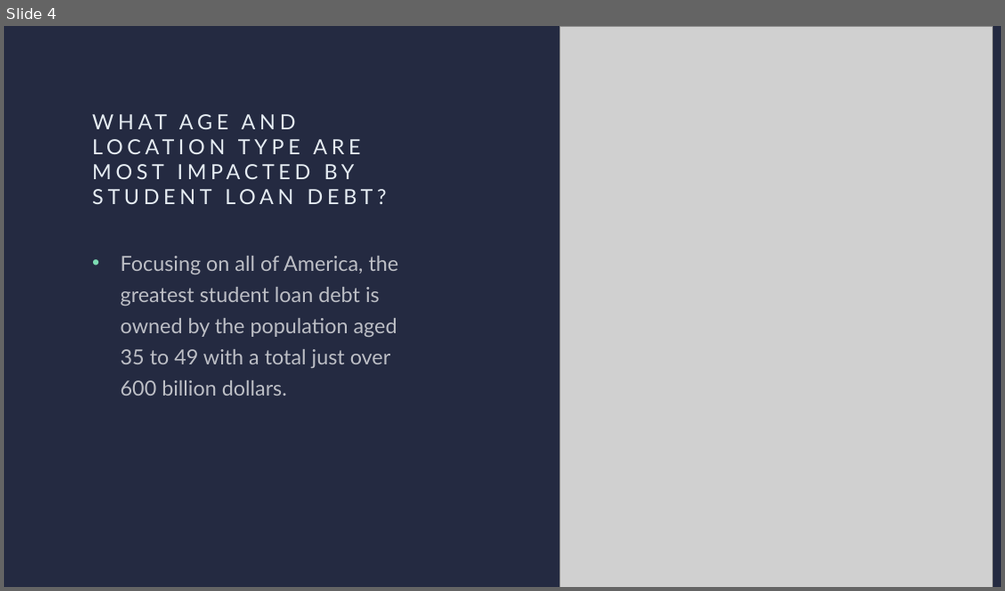
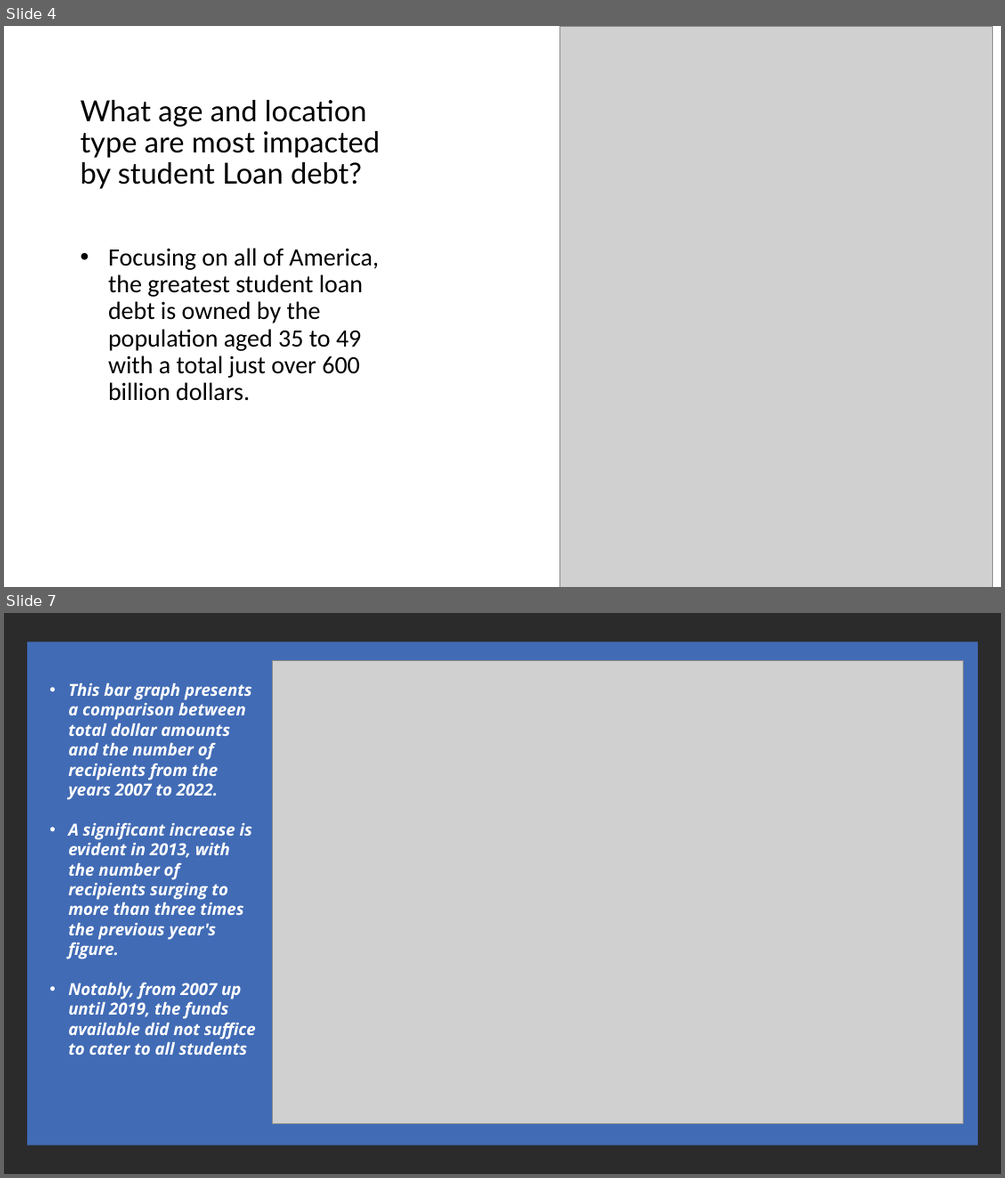
Before and after one commit to Marisauc/Project-1-Team-9, a slide deck: Project_1_Stutdent_Loan_Analysis.pptx. Shown one above the other, each under a label of ours: slide 4 before the commit, slides 4 and 7 after it; the slides between them are not shown. The pictures are 1005x591 and 1005x1178 pixels, drawn with LibreOffice and Linux fonts; fonts in the diff are those of the drawing; grey boxes stand for pictures; background and template pictures are left out; a plain dark background stands for a picture behind light text. Boxes give left, top, right and bottom in pixels: in the first picture for what was removed or moved away, otherwise in the second. Text is boxed around its words. In the diff, an @@ line names an element or a change of style, - is before the commit and + after.

```diff
--- a/Project_1_Stutdent_Loan_Analysis.pptx
+++ b/Project_1_Stutdent_Loan_Analysis.pptx
@@ slide 7 added at [4,613,1001,1174], background picture (left out) @@
@@ rectangle added at [27,641,978,1144], fill #4472C4 at 90% opacity @@
@@ picture added at [273,661,963,1124] @@
@@ text added at [68,683,256,1054], 16 pt, text #FFFFFF, bold, italic @@
+• This bar graph presents a comparison between total dollar amounts and the number of recipients from the years 2007 to 2022.
+• A significant increase is evident in 2013, with the number of recipients surging to more than three times the previous year's figure.
+• Notably, from 2007 up until 2019, the funds available did not suffice to cater to all students
@@ slide 4 changed as well @@
@@ background #242A41 to #FFFFFF @@
@@ title "What age and location type ..." at [81,100,380,189]: vertical alignment top to bottom @@
@@ title at [81,100,380,189]: text changed; size 20 to 28 pt; text colour #E6EDF3 to #000000 @@
-WHAT AGE AND LOCATION TYPE ARE MOST IMPACTED BY STUDENT LOAN DEBT?
+What age and location type are most impacted by student Loan debt?
@@ text "Focusing on all of America, ...": place and size @@
-text "Focusing on all of America, ..." at [121,256,399,395]
+text "Focusing on all of America, ..." at [108,248,379,401]
@@ text "Focusing on all of America, ..." at [108,248,379,401]: size 20 to 24 pt, font Lato to Calibri, text colour #FFFFFF at 70% opacity to #000000; line spacing 1.25 to 0.9 @@
```
Also in this commit, not shown: 4 other slides changed, 6 other slides added.
